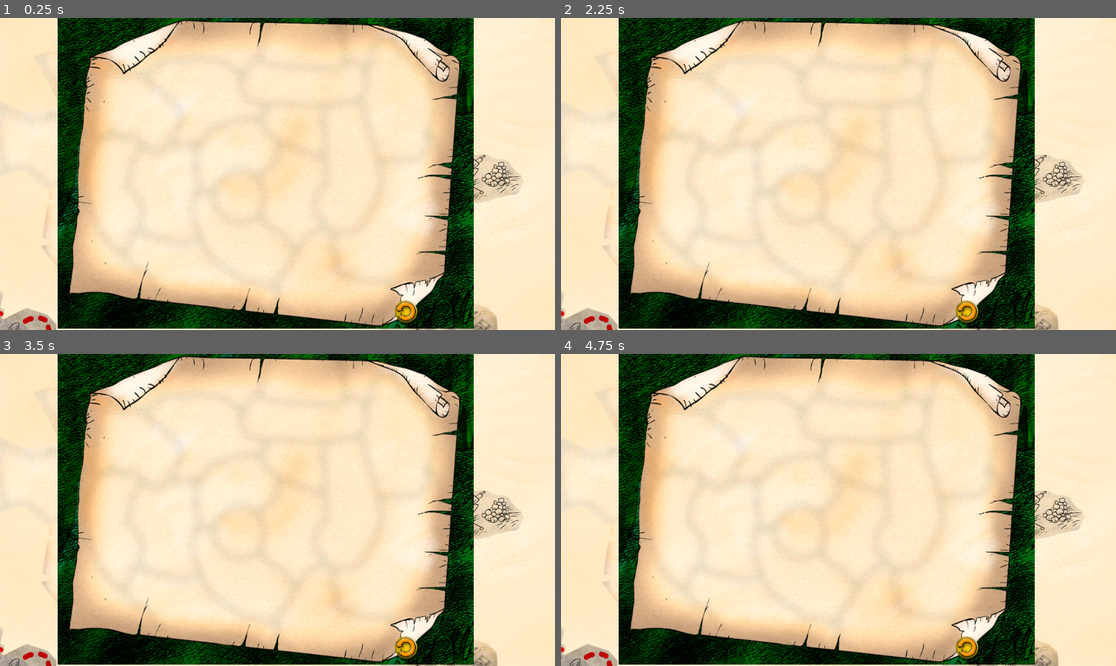
Above: before the commit, frames 1-4 (two rows, left to right).
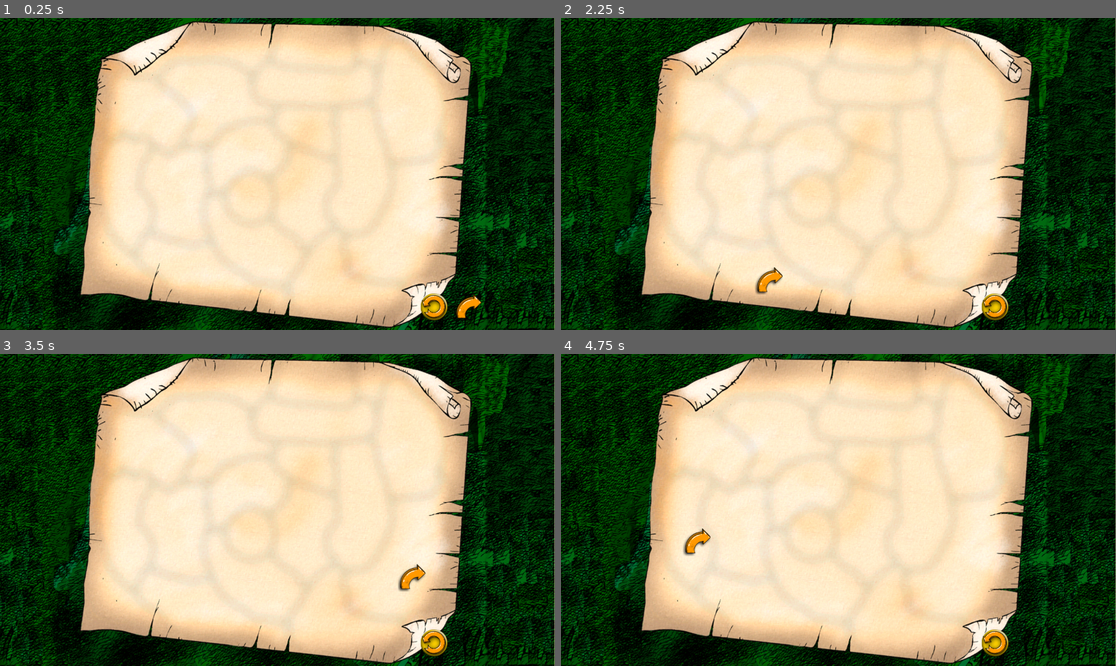
Above: after the commit, the same moments.

Repository: vexwith/WypalanieMapy
Game: Godot game, scene res://game_manager.tscn
Two runs of this game, one before a commit and one after it. Both use one fixed random seed, a clock stepped at 60 frames per second and the inputs below.
Inputs (mouse positions are in pixels of both pictures, inside the frame that each line leads up to; where the layout moved, square brackets give the same spot in the first picture):
- Up to frame 1 (0.25 s): no input
- Up to frame 2 (2.25 s): click (993, 308) [966, 311] at 0.5 s; click (1027, 308) at 1.27 s; click (1060, 64) at 2.02 s
- Up to frame 3 (3.5 s): click (205, 616) at 2.77 s
- Up to frame 4 (4.75 s): tap Enter at 3.5 s; move the mouse to (866, 382) at 3.52 s; press the mouse at (866, 382) at 3.53 s; tap Space at 4.25 s; move the mouse to (960, 435) at 4.27 s; release the mouse at (960, 435) at 4.28 s; click (960, 435) at 4.35 s

The runs differ from the first frame. In frame 1, 43% of the frame differs, in the area x 0-100%, y 0-100%; in frame 2, 43%; in frame 3, 43%; in frame 4, 43%.

Commit message:
wyjście

Diff:
--- a/Mapa/kawałek.gd
+++ b/Mapa/kawałek.gd
@@ -19,6 +19,8 @@
 				var piece = get_parent().get_child(piece_index)
 				piece.update(1) #zależne kawałki updatują się o 1
 
+	SignalBus.emit_signal("piece_clicked")
+
 func update(damage):
 	if stage < 0:
 		sprite.show()
--- a/Mapa/wide_mapa.tscn
+++ b/Mapa/wide_mapa.tscn
@@ -1,8 +1,10 @@
-[gd_scene load_steps=23 format=3 uid="uid://gibjfwvaggvf"]
+[gd_scene load_steps=25 format=3 uid="uid://gibjfwvaggvf"]
 
 [ext_resource type="Texture2D" uid="uid://ci31fpo486xjh" path="res://Mapa/bkg7.png" id="1_cr8sa"]
 [ext_resource type="Texture2D" uid="uid://uwtm3gdg1suw" path="res://Mapa/mapa100.png" id="1_oqgoa"]
 [ext_resource type="PackedScene" uid="uid://dayxcxrhwkece" path="res://Mapa/kawałek1/kawałek_1.tscn" id="2_bqjdw"]
+[ext_resource type="Texture2D" uid="uid://bqwahwffaqcia" path="res://Mapa/lewy_bok.png" id="2_ncj5k"]
+[ext_resource type="Texture2D" uid="uid://cy70uwp1td5iw" path="res://Mapa/prawy_bok.png" id="3_1dsfw"]
 [ext_resource type="PackedScene" uid="uid://dhlhjgt8bmlcr" path="res://Mapa/kawałek2/kawałek_2.tscn" id="3_bcyqi"]
 [ext_resource type="PackedScene" uid="uid://due6kkr85glhn" path="res://Mapa/kawałek3/kawałek_3.tscn" id="4_wnbpo"]
 [ext_resource type="PackedScene" uid="uid://bwmikbpx738km" path="res://Mapa/kawałek4/kawałek_4.tscn" id="5_udpry"]
@@ -37,6 +39,24 @@
 offset_bottom = 40.0
 texture = ExtResource("1_oqgoa")
 
+[node name="LewyBok" type="TextureRect" parent="."]
+visible = false
+layout_mode = 0
+offset_left = 266.0
+offset_top = 300.0
+offset_right = 400.0
+offset_bottom = 900.0
+texture = ExtResource("2_ncj5k")
+
+[node name="PrawyBok" type="TextureRect" parent="."]
+visible = false
+layout_mode = 0
+offset_left = 1200.0
+offset_top = 300.0
+offset_right = 1334.0
+offset_bottom = 900.0
+texture = ExtResource("3_1dsfw")
+
 [node name="BaseMap" type="Control" parent="."]
 anchors_preset = 0
 offset_right = 40.0
@@ -44,113 +64,113 @@
 
 [node name="TextureRect2" type="TextureRect" parent="BaseMap"]
 layout_mode = 0
-offset_left = 397.0
-offset_top = 304.0
-offset_right = 1197.0
-offset_bottom = 904.0
+offset_left = 266.0
+offset_top = 300.0
+offset_right = 1333.0
+offset_bottom = 900.0
 texture = ExtResource("1_cr8sa")
 
 [node name="Kawałek1" parent="BaseMap" instance=ExtResource("2_bqjdw")]
-position = Vector2(868, 360)
+position = Vector2(868, 356)
 affected_pieces = [6]
 
 [node name="Kawałek2" parent="BaseMap" instance=ExtResource("3_bcyqi")]
-position = Vector2(1050, 465)
+position = Vector2(1050, 461)
 affected_pieces = [3, 5, 6]
 
 [node name="Kawałek3" parent="BaseMap" instance=ExtResource("4_wnbpo")]
-position = Vector2(1029, 675)
+position = Vector2(1029, 671)
 affected_pieces = [2, 4, 5]
 
 [node name="Kawałek4" parent="BaseMap" instance=ExtResource("5_udpry")]
-position = Vector2(932, 804)
+position = Vector2(932, 800)
 affected_pieces = [3, 5, 8, 9, 11]
 
 [node name="Kawałek5" parent="BaseMap" instance=ExtResource("6_5c7sx")]
-position = Vector2(958, 596)
+position = Vector2(958, 592)
 affected_pieces = [2, 3, 4, 6, 7, 8]
 
 [node name="Kawałek6" parent="BaseMap" instance=ExtResource("7_qekhn")]
-position = Vector2(870, 430)
+position = Vector2(870, 426)
 affected_pieces = [1, 2, 5, 7, 13]
 
 [node name="Kawałek7" parent="BaseMap" instance=ExtResource("8_ysg1w")]
-position = Vector2(849, 524)
+position = Vector2(849, 520)
 affected_pieces = [5, 6, 8, 12, 13]
 
 [node name="Kawałek8" parent="BaseMap" instance=ExtResource("9_qbyuq")]
-position = Vector2(850, 651)
+position = Vector2(850, 647)
 affected_pieces = [4, 5, 7, 9, 10, 12]
 
 [node name="Kawałek9" parent="BaseMap" instance=ExtResource("10_xxso4")]
-position = Vector2(757, 730)
+position = Vector2(757, 726)
 affected_pieces = [4, 8, 10, 11, 12]
 
 [node name="Kawałek10" parent="BaseMap" instance=ExtResource("11_plkeb")]
-position = Vector2(746, 648)
+position = Vector2(746, 644)
 affected_pieces = [8, 9, 12]
 
 [node name="Kawałek11" parent="BaseMap" instance=ExtResource("12_lx7ix")]
-position = Vector2(676, 793)
+position = Vector2(676, 789)
 affected_pieces = [4, 9, 14, 15]
 
 [node name="Kawałek12" parent="BaseMap" instance=ExtResource("13_j21to")]
-position = Vector2(743, 571)
+position = Vector2(743, 567)
 affected_pieces = [7, 8, 9, 10, 13, 14]
 
 [node name="Kawałek13" parent="BaseMap" instance=ExtResource("14_lxnwh")]
-position = Vector2(683, 469)
+position = Vector2(683, 465)
 affected_pieces = [6, 7, 12, 14, 16]
 
 [node name="Kawałek14" parent="BaseMap" instance=ExtResource("15_pklcd")]
-position = Vector2(603, 645)
+position = Vector2(603, 641)
 affected_pieces = [9, 11, 12, 13, 15, 16]
 
 [node name="Kawałek15" parent="BaseMap" instance=ExtResource("16_27fi4")]
-position = Vector2(505, 644)
+position = Vector2(505, 640)
 affected_pieces = [11, 14, 16]
 
 [node name="Kawałek16" parent="BaseMap" instance=ExtResource("17_npd45")]
-position = Vector2(549, 488)
+position = Vector2(549, 484)
 affected_pieces = [13, 14, 15]
 
 [node name="Kawałek17" parent="BaseMap" instance=ExtResource("6_5c7sx")]
-position = Vector2(1137, 783)
+position = Vector2(1137, 779)
 rotation = 0.346757
 
 [node name="Kawałek18" parent="BaseMap" instance=ExtResource("4_wnbpo")]
-position = Vector2(462, 738)
+position = Vector2(462, 734)
 rotation = 3.04605
 scale = Vector2(0.976538, -1)
 
 [node name="Kawałek19" parent="BaseMap" instance=ExtResource("7_qekhn")]
-position = Vector2(663, 880)
+position = Vector2(663, 876)
 rotation = 0.108237
 
 [node name="Kawałek20" parent="BaseMap" instance=ExtResource("19_kxjht")]
-position = Vector2(664, 343)
+position = Vector2(664, 339)
 
 [node name="Kawałek21" parent="BaseMap" instance=ExtResource("8_ysg1w")]
-position = Vector2(776, 296)
+position = Vector2(776, 292)
 rotation = -1.63681
 
 [node name="Kawałek26" parent="BaseMap" instance=ExtResource("20_usan4")]
-position = Vector2(1107, 939)
+position = Vector2(1107, 935)
 rotation = 2.21865
 scale = Vector2(1, -1.05238)
 
 [node name="Kawałek24" parent="BaseMap" instance=ExtResource("21_yqv7h")]
-position = Vector2(1227, 588)
+position = Vector2(1227, 584)
 
 [node name="Kawałek22" parent="BaseMap" instance=ExtResource("22_dku72")]
-position = Vector2(958, 282)
+position = Vector2(958, 278)
 
 [node name="Kawałek23" parent="BaseMap" instance=ExtResource("15_pklcd")]
-position = Vector2(372, 535)
+position = Vector2(372, 531)
 rotation = 1.98178
 
 [node name="Kawałek25" parent="BaseMap" instance=ExtResource("5_udpry")]
-position = Vector2(488, 392)
+position = Vector2(488, 388)
 rotation = 1.97701
 
 [editable path="BaseMap/Kawałek1"]
--- a/Ognik/ognik.gd
+++ b/Ognik/ognik.gd
@@ -10,5 +10,5 @@
 #	global_position = get_global_mouse_position()
 
 func _on_timer_timeout():
-	Input.set_custom_mouse_cursor(cursor_frames[frame_index], Input.CURSOR_ARROW, Vector2(25, 45))
+	Input.set_custom_mouse_cursor(cursor_frames[frame_index], Input.CURSOR_ARROW, Vector2(45, 100))
 	frame_index = (frame_index + 1) % 4
--- a/Ognik/ognik.tscn
+++ b/Ognik/ognik.tscn
@@ -1,42 +1,11 @@
-[gd_scene load_steps=8 format=3 uid="uid://bbav8h88a3lio"]
+[gd_scene load_steps=3 format=3 uid="uid://bbav8h88a3lio"]
 
 [ext_resource type="Script" path="res://Ognik/ognik.gd" id="1_jmu2s"]
-[ext_resource type="Texture2D" uid="uid://7hp4rmeacmlj" path="res://Ognik/OGNIK_0.png" id="2_2w5fn"]
-[ext_resource type="Texture2D" uid="uid://uuonvg6yyfru" path="res://Ognik/OGNIK_1.png" id="3_olwr1"]
-[ext_resource type="Texture2D" uid="uid://dqx4yv27i37av" path="res://Ognik/OGNIK_2.png" id="4_ruony"]
-[ext_resource type="Texture2D" uid="uid://dd4bapajnlxbh" path="res://Ognik/OGNIK_3.png" id="5_lcjfm"]
-
-[sub_resource type="SpriteFrames" id="SpriteFrames_c00oi"]
-animations = [{
-"frames": [{
-"duration": 1.0,
-"texture": ExtResource("2_2w5fn")
-}, {
-"duration": 1.0,
-"texture": ExtResource("3_olwr1")
-}, {
-"duration": 1.0,
-"texture": ExtResource("4_ruony")
-}, {
-"duration": 1.0,
-"texture": ExtResource("5_lcjfm")
-}],
-"loop": true,
-"name": &"default",
-"speed": 15.0
-}]
 
 [sub_resource type="CircleShape2D" id="CircleShape2D_rpdue"]
 
 [node name="Ognik" type="Area2D"]
 script = ExtResource("1_jmu2s")
-
-[node name="AnimatedSprite2D" type="AnimatedSprite2D" parent="."]
-visible = false
-position = Vector2(1, -16)
-sprite_frames = SubResource("SpriteFrames_c00oi")
-autoplay = "default"
-frame_progress = 0.202822
 
 [node name="CollisionShape2D" type="CollisionShape2D" parent="."]
 shape = SubResource("CircleShape2D_rpdue")
--- /dev/null
+++ b/SignalBus.gd
@@ -0,0 +1,3 @@
+extends Node
+
+signal piece_clicked()
--- a/game_manager.gd
+++ b/game_manager.gd
@@ -1,9 +1,40 @@
 extends Node2D
 
 @onready var wide_map = $WideMapa
+@onready var exit = $Wyjście
+
+var first_map = true
+
+func _ready():
+	SignalBus.connect("piece_clicked", _on_piece_clicked)
+
+func _on_piece_clicked():
+	if first_map:
+		#check if map is done
+		var win_condition = true
+		for piece in wide_map.find_child("BaseMap").get_children():
+			if piece is Area2D:
+				if piece.stage != 3 and piece.stage != 4:
+					win_condition = false
+
 
 func _on_reset_button_pressed():
+	#reseting all pieces
 	for piece in wide_map.find_child("BaseMap").get_children():
 		if piece is Area2D:
 			piece.stage = -1
 			piece.sprite.hide()
+
+	#reseting reset button
+	exit.global_position = Vector2(1570, 953)
+
+func _on_wyjście_button_down():
+	var x
+	var y
+	while true:
+		x = randi_range(20, 1900)
+		y = randi_range(20, 1060)
+		if abs(exit.global_position.x - x) < 90 or abs(exit.global_position.y - y) < 126:
+			continue
+		break
+	exit.global_position = Vector2(x, y)
--- a/game_manager.tscn
+++ b/game_manager.tscn
@@ -1,10 +1,12 @@
-[gd_scene load_steps=10 format=3 uid="uid://51i0tmkrgehq"]
+[gd_scene load_steps=16 format=3 uid="uid://51i0tmkrgehq"]
 
 [ext_resource type="PackedScene" uid="uid://gibjfwvaggvf" path="res://Mapa/wide_mapa.tscn" id="1_8rl2d"]
 [ext_resource type="Script" path="res://game_manager.gd" id="1_vkdem"]
 [ext_resource type="PackedScene" uid="uid://bbav8h88a3lio" path="res://Ognik/ognik.tscn" id="2_w6n46"]
 [ext_resource type="Texture2D" uid="uid://cvt1yhux55mnl" path="res://GUI/brestartoc.png" id="3_g0v1m"]
 [ext_resource type="Texture2D" uid="uid://cy01wwi12q7av" path="res://GUI/brestartom_2.png" id="4_mcr2b"]
+[ext_resource type="Texture2D" uid="uid://vcjqo87klng5" path="res://GUI/breturnom.png" id="7_tvjuq"]
+[ext_resource type="Texture2D" uid="uid://b1h2pl8h4jlk8" path="res://GUI/breturn.png" id="8_1ent8"]
 
 [sub_resource type="StyleBoxTexture" id="StyleBoxTexture_yjddy"]
 texture = ExtResource("3_g0v1m")
@@ -20,27 +22,53 @@
 
 [sub_resource type="StyleBoxEmpty" id="StyleBoxEmpty_lq3v5"]
 
+[sub_resource type="StyleBoxTexture" id="StyleBoxTexture_qab5x"]
+texture = ExtResource("8_1ent8")
+region_rect = Rect2(3, 1, 57, 61)
+
+[sub_resource type="StyleBoxTexture" id="StyleBoxTexture_t6tpp"]
+texture = ExtResource("7_tvjuq")
+region_rect = Rect2(3, 1, 60, 63)
+
+[sub_resource type="StyleBoxTexture" id="StyleBoxTexture_worti"]
+texture = ExtResource("8_1ent8")
+region_rect = Rect2(3, 1, 57, 61)
+
+[sub_resource type="StyleBoxEmpty" id="StyleBoxEmpty_id60w"]
+
 [node name="GameManager" type="Node2D"]
 script = ExtResource("1_vkdem")
 
 [node name="WideMapa" parent="." instance=ExtResource("1_8rl2d")]
-offset_left = -515.0
-offset_top = -552.0
-offset_right = -515.0
-offset_bottom = -552.0
+offset_left = -480.0
+offset_top = -540.0
+offset_right = -480.0
+offset_bottom = -540.0
 scale = Vector2(1.8, 1.8)
 
 [node name="Ognik" parent="." instance=ExtResource("2_w6n46")]
 
 [node name="ResetButton" type="Button" parent="."]
-offset_left = 1366.0
-offset_top = 977.0
-offset_right = 1374.0
-offset_bottom = 985.0
-scale = Vector2(10, 10)
+offset_left = 1455.0
+offset_top = 953.0
+offset_right = 1463.0
+offset_bottom = 961.0
+scale = Vector2(12, 12)
 theme_override_styles/normal = SubResource("StyleBoxTexture_yjddy")
 theme_override_styles/hover = SubResource("StyleBoxTexture_2y58w")
 theme_override_styles/pressed = SubResource("StyleBoxTexture_ptfh3")
 theme_override_styles/focus = SubResource("StyleBoxEmpty_lq3v5")
 
+[node name="Wyjście" type="Button" parent="."]
+offset_left = 1570.0
+offset_top = 953.0
+offset_right = 1578.0
+offset_bottom = 961.0
+scale = Vector2(12, 12)
+theme_override_styles/normal = SubResource("StyleBoxTexture_qab5x")
+theme_override_styles/hover = SubResource("StyleBoxTexture_t6tpp")
+theme_override_styles/pressed = SubResource("StyleBoxTexture_worti")
+theme_override_styles/focus = SubResource("StyleBoxEmpty_id60w")
+
 [connection signal="pressed" from="ResetButton" to="." method="_on_reset_button_pressed"]
+[connection signal="button_down" from="Wyjście" to="." method="_on_wyjście_button_down"]
--- a/project.godot
+++ b/project.godot
@@ -18,6 +18,7 @@
 [autoload]
 
 Globals="*res://Globals.gd"
+SignalBus="*res://SignalBus.gd"
 
 [display]
 
Binary file removed: GUI/breturnoc.png
Binary file changed: Mapa/bkg7.png
Binary file added: Mapa/lewy_bok.png
Not shown, changed: Mapa/lewy_bok.png.import
Binary file added: Mapa/prawy_bok.png
Not shown, added: Mapa/prawy_bok.png.import
Binary file changed: Ognik/OGNIK_0.png
Binary file changed: Ognik/OGNIK_1.png
Binary file changed: Ognik/OGNIK_2.png
Binary file changed: Ognik/OGNIK_3.png
Binary file added: UI/bkg_30.png
Not shown, added: UI/bkg_30.png.import
